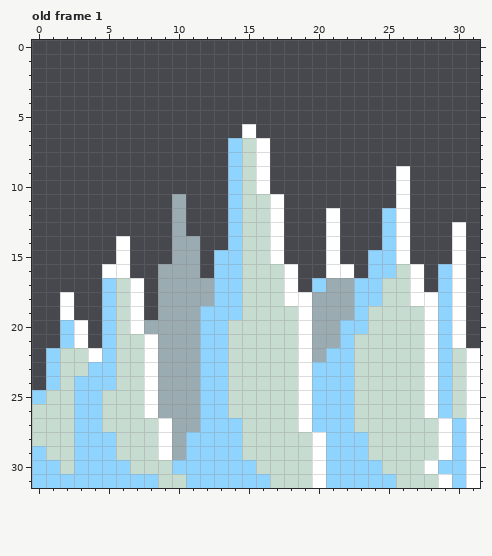
Pixel-art file: assets/sprites/IceSpikes.aseprite. Above: the version before the commit.
32x32 pixels, 1 frame. Shown: old frame 1. The commit also changed other frames, which this record leaves out.
And afterwards:
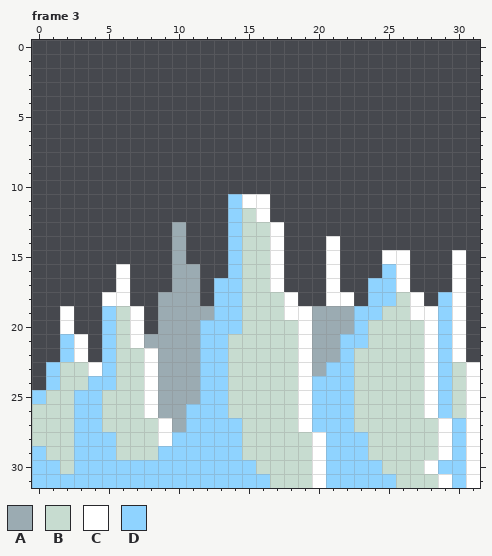
Palette (. is transparent): A #9babb2  B #c7dcd0  C #ffffff  D #8fd3ff
A new or re-ordered frame is compared with the old frame closest to it.
The exact change:
frames 1 -> 7
Frame 3 is new; against old frame 1:
y 6: x 15 C -> .
y 7..8: x 14..16 DBC -> ...
y 9..10: x 14..16 DBC -> ...; x 26 C -> .
y 11: x 10 A -> .; x 15..17 BBC -> CC.; x 26 C -> .
y 12: x 10 A -> .; x 16..17 BC -> C.; x 21 C -> .; x 25..26 DC -> ..
y 13: x 21 C -> .; x 25..26 DC -> ..; x 30 C -> .
y 14: x 6 C -> .; x 11 A -> .; x 25..26 DC -> ..; x 30 C -> .
y 15: x 6 C -> .; x 11 A -> .; x 13 D -> .; x 24..25 DD -> .C
y 16: x 5 C -> .; x 9 A -> .; x 13 D -> .; x 17..18 BC -> C.; x 22 C -> .; x 24 D -> .; x 26..27 BC -> C.; x 29 D -> .
y 17: x 5..7 DBC -> .C.; x 9 A -> .; x 12 A -> .; x 17..18 BC -> C.; x 20..23 DAAD -> .C..; x 25..27 BBC -> DC.; x 29 D -> .
y 18: x 2 C -> .; x 5..7 DBC -> CC.; x 12 A -> .; x 19..23 CAAAD -> ..CC.; x 25 B -> D; x 28 C -> .
y 19: x 12 D -> A; x 18 B -> C; x 24 B -> D; x 27 B -> C
y 20: x 2..3 DC -> C.; x 8 A -> .; x 14 B -> D; x 22 D -> A
y 21: x 7..8 BC -> CA; x 23 B -> D
y 22: x 1..4 DBBC -> .DC.; x 21 D -> A; x 30..31 BC -> C.
y 23: x 4 D -> C; x 20 D -> A
y 24: x 3 D -> B
y 26..27: x 11 A -> D
y 28: x 10 A -> D
y 29: x 9..10 CA -> DD
y 30: x 7..9 BBB -> DDD
y 31: x 9..10 BB -> DD
Pixel boxes of the changes (left, top, right, bottom) in both pictures:
changed: (46, 124, 480, 488)
